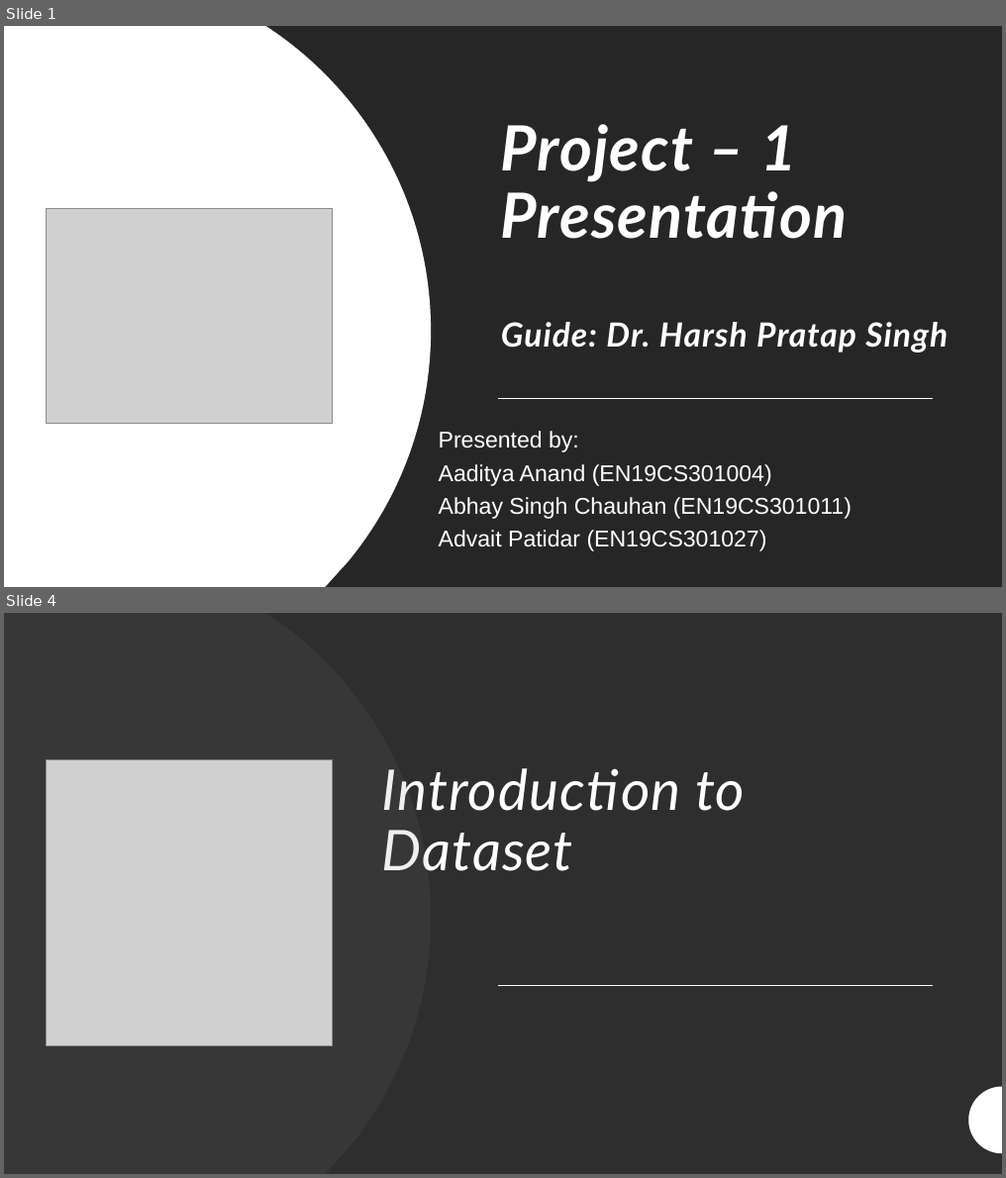
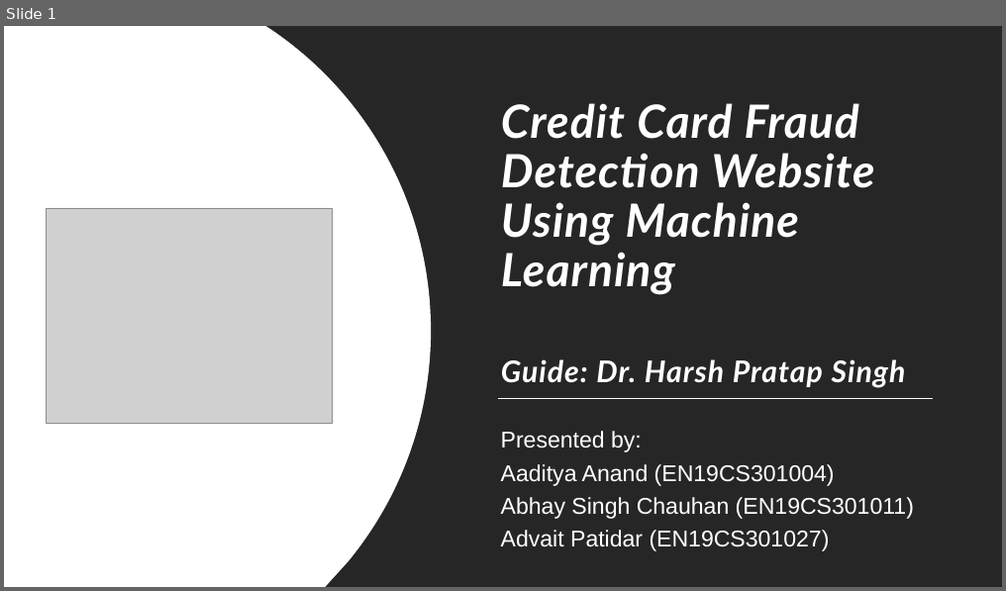
Before and after one commit to arcaneAB/fraud-detection-project, a slide deck: documentations/Project Presentation.pptx. Shown one above the other, each under a label of ours: slides 1 and 4 before the commit, slide 1 after it; the slides between them are not shown. The pictures are 1006x1178 and 1006x591 pixels, drawn with LibreOffice and Linux fonts; fonts in the diff are those of the drawing; grey boxes stand for pictures. Boxes give left, top, right and bottom in pixels: in the first picture for what was removed or moved away, otherwise in the second. Text is boxed around its words. In the diff, an @@ line names an element or a change of style, - is before the commit and + after.

```diff
--- a/documentations/Project Presentation.pptx
+++ b/documentations/Project Presentation.pptx
@@ slide 4 removed at (x1=4, y1=613, x2=1002, y2=1174), background #2F2F2F @@
@@ rectangle removed at (x1=4, y1=613, x2=1002, y2=1174) @@
@@ freeform shape removed at (x1=4, y1=613, x2=431, y2=1174) @@
@@ line removed from (66, 718) to (66, 1174) @@
@@ picture removed at (x1=47, y1=760, x2=333, y2=1046) @@
@@ title removed at (x1=382, y1=768, x2=745, y2=871) @@
-Introduction to Dataset
@@ line removed from (933, 986) to (499, 986) @@
@@ freeform shape removed at (x1=969, y1=1086, x2=1002, y2=1154) @@
@@ freeform shape removed at (x1=969, y1=1086, x2=1002, y2=1154) @@
@@ freeform shape removed at (x1=969, y1=1087, x2=1002, y2=1155) @@
@@ slide 1 changed as well @@
@@ title at (x1=501, y1=103, x2=906, y2=388): text changed; size 32 to 44.1 pt @@
-Project – 1
-Presentation
-Guide: Dr. Harsh Pratap Singh
+Credit Card Fraud Detection Website Using Machine
+Learning
+Guide: Dr. Harsh Pratap Singh
@@ subtitle "Presented by:" moved from (x1=439, y1=431, x2=851, y2=552) to (x1=501, y1=431, x2=914, y2=552) @@
```
Also in this commit, not shown: 4 other slides changed, 16 slides added, 7 other slides removed.
